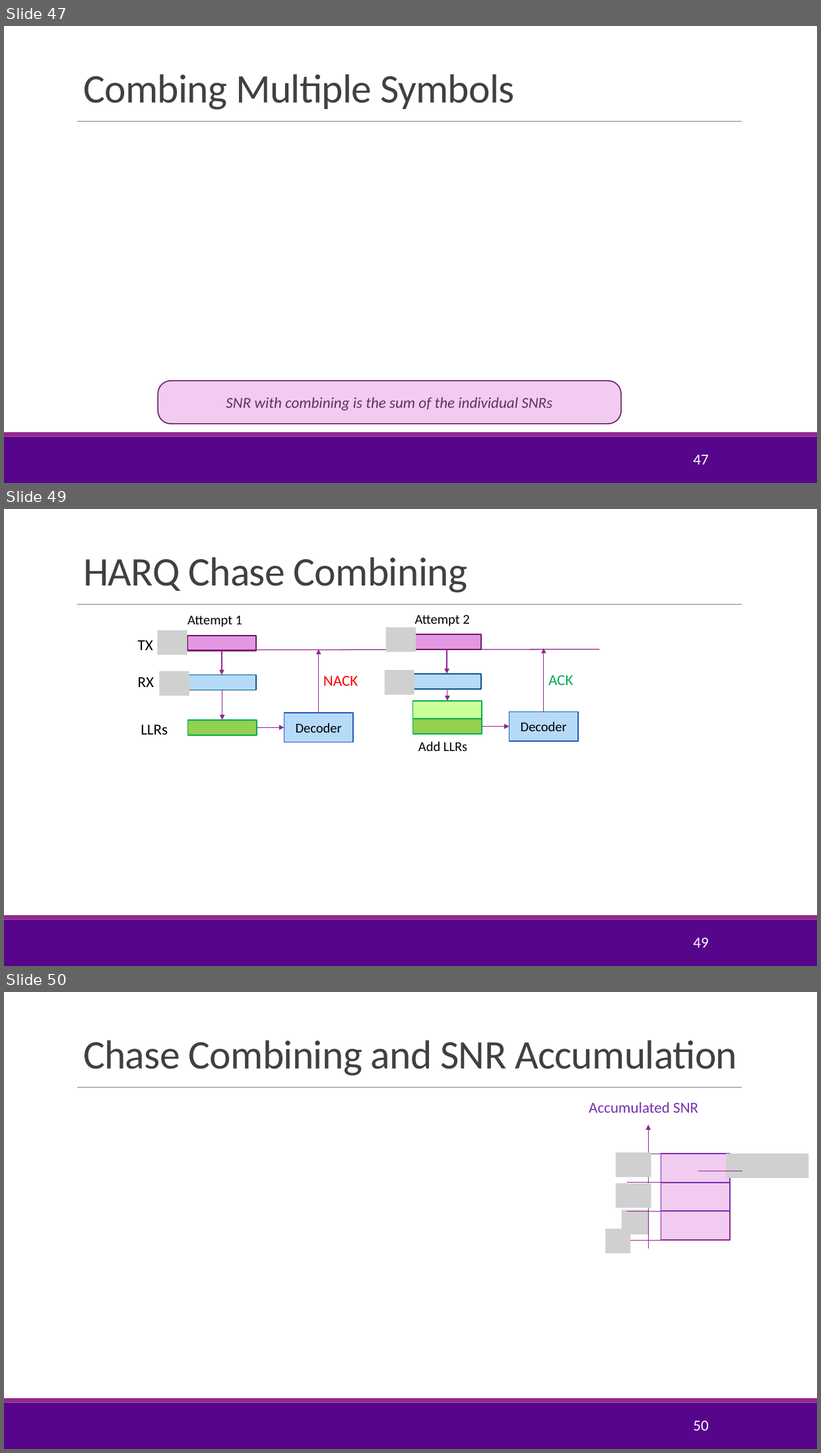
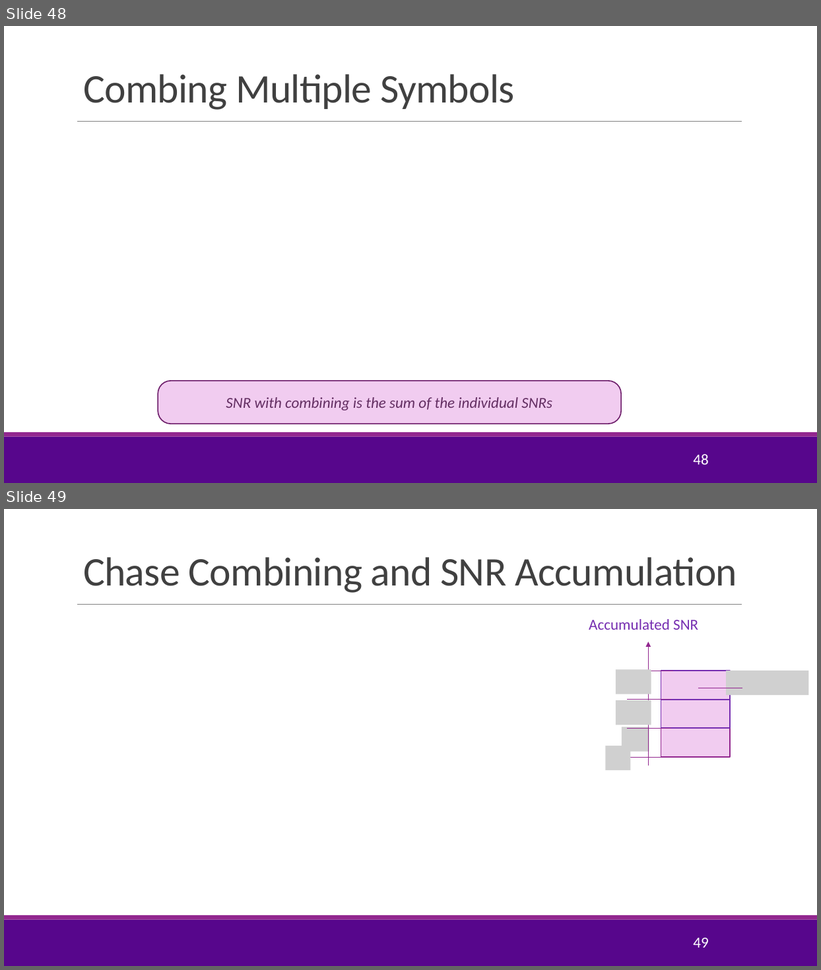
Before and after one commit to sdrangan/wirelesscomm, a slide deck: lectures/Unit05_AMC.pptx. Shown one above the other, each under a label of ours: slides 47, 49 and 50 before the commit, slides 48 and 49 after it; the slides between them are not shown. The pictures are 821x1453 and 821x970 pixels, drawn with LibreOffice and Linux fonts; fonts in the diff are those of the drawing; grey boxes stand for pictures; background and template pictures are left out. Boxes give left, top, right and bottom in pixels: in the first picture for what was removed or moved away, otherwise in the second. Text is boxed around its words. In the diff, an @@ line names an element or a change of style, - is before the commit and + after.

```diff
--- a/lectures/Unit05_AMC.pptx
+++ b/lectures/Unit05_AMC.pptx
@@ slide 49 removed at bbox=[4, 509, 817, 966], background #FFFFFF; not listed: 3 template elements that a slide beside it also shows @@
@@ title removed at bbox=[83, 557, 468, 593] @@
-HARQ Chase Combining
@@ text removed at bbox=[187, 615, 242, 627] @@
-Attempt 1
@@ text removed at bbox=[138, 640, 154, 687] @@
-TX
-RX
@@ picture removed at bbox=[158, 630, 187, 655] @@
@@ rectangle removed at bbox=[187, 635, 257, 650] @@
@@ line removed from (188, 650) to (600, 650) @@
@@ arrow removed from (222, 650) to (222, 675) @@
@@ arrow removed from (319, 713) to (319, 650) @@
@@ picture removed at bbox=[160, 671, 189, 696] @@
@@ rectangle removed at bbox=[187, 675, 257, 690] @@
@@ text removed at bbox=[323, 676, 358, 686] @@
-NACK
@@ arrow removed from (222, 691) to (222, 720) @@
@@ text removed at bbox=[141, 725, 168, 735] @@
-LLRs
@@ rectangle removed at bbox=[187, 720, 257, 735] @@
@@ rectangle removed at bbox=[284, 713, 353, 742] @@
-Decoder
@@ arrow removed from (257, 728) to (284, 728) @@
@@ group removed at bbox=[385, 615, 579, 751]: 5 rectangles, 4 arrows, 3 texts, 2 pictures @@
-Attempt 2
-Decoder
-ACK
-Add LLRs
@@ page number removed at bbox=[693, 938, 708, 948] @@
-49
@@ what was slide 47 is now slide 48 @@
@@ page number at bbox=[693, 454, 708, 465]: text changed @@
-47
+48
@@ what was slide 50 is now slide 49 @@
@@ page number at bbox=[693, 938, 708, 948]: text changed @@
-50
+49
```
Also in this commit, not shown: 2 slides changed, 10 slides added, 2 other slides removed, 4 other files.
